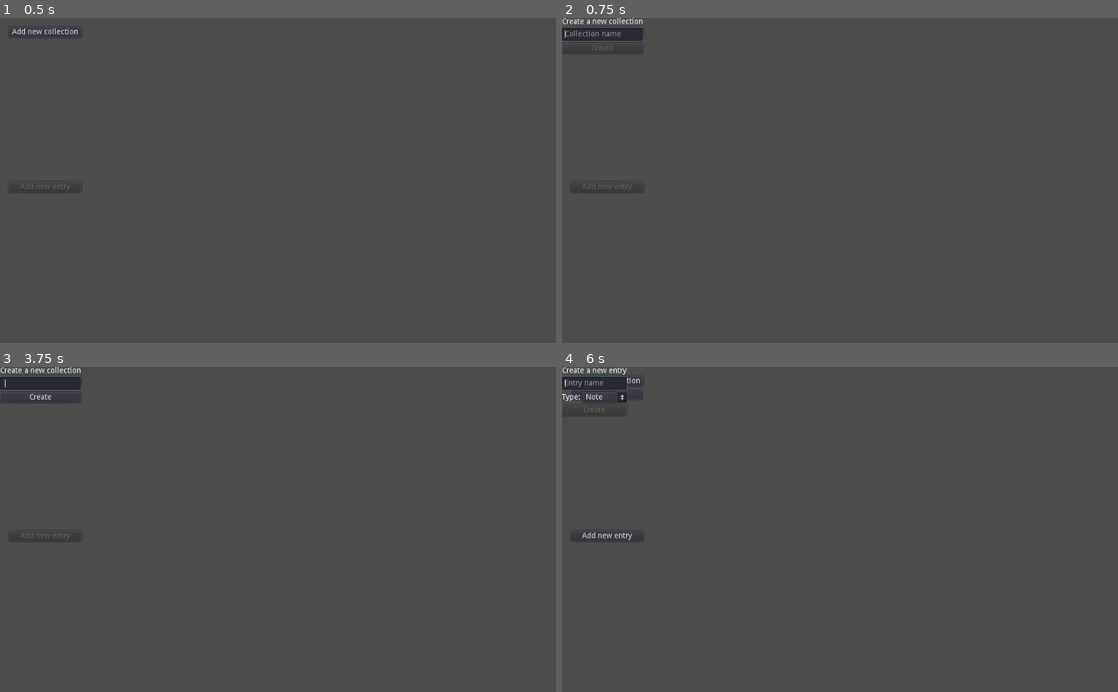
Above: before the commit, frames 1-4 (two rows, left to right).
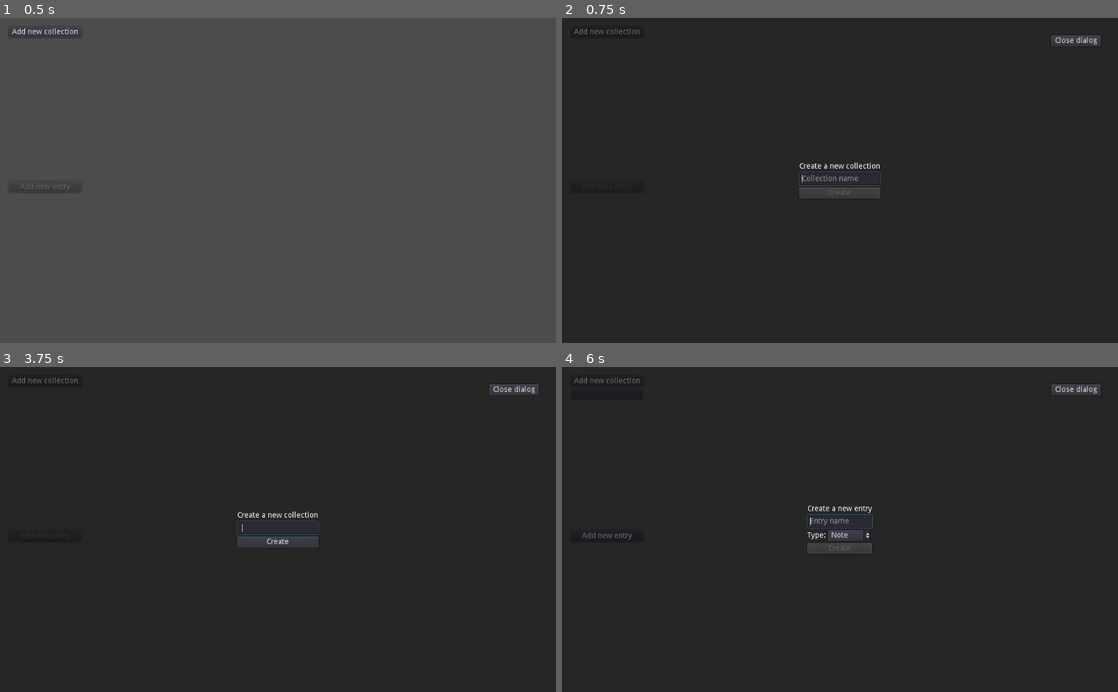
Above: after the commit, the same moments.

Repository: b7g/warm_bee
Game: Godot game, scene res://warm_bee.tscn
Two runs of this game, one before a commit and one after it. Both use one fixed random seed, a clock stepped at 60 frames per second and the inputs below.
Inputs (mouse positions are in pixels of both pictures, inside the frame that each line leads up to):
- Up to frame 1 (0.5 s): no input
- Up to frame 2 (0.75 s): click "Add new collection" at 0.5 s
- Up to frame 3 (3.75 s): click "Add new collection" at 1.25 s; click "Add new collection" at 2 s; tap Enter at 2.75 s; tap Space at 3.5 s
- Up to frame 4 (6 s): click "Create" at 4.25 s; click (606, 393) at 5 s; click "Add new entry" at 5.75 s

Frame 1 is identical in both runs. In frame 2, 98% of the frame differs, in the area x 0-100%, y 0-100%; in frame 3, 99%; in frame 4, 98%.

Commit message:
visual dialog touchup

Diff:
--- a/godot/dialog/add_collection.gd
+++ b/godot/dialog/add_collection.gd
@@ -2,8 +2,8 @@
 
 var _main: Control
 
-onready var _txt_collection_name: LineEdit = $VC/LineEditName
-onready var _btn_create: Button = $VC/ButtonCreate
+onready var _txt_collection_name: LineEdit = $CC/VC/LineEditName
+onready var _btn_create: Button = $CC/VC/ButtonCreate
 
 
 func _ready() -> void:
@@ -24,3 +24,7 @@
 		return
 	Data.create_collection(collection_name)
 	queue_free()
+
+
+func _on_ButtonClose_pressed() -> void:
+	queue_free()
--- a/godot/dialog/add_collection.tscn
+++ b/godot/dialog/add_collection.tscn
@@ -2,32 +2,60 @@
 
 [ext_resource path="res://dialog/add_collection.gd" type="Script" id=1]
 
-[node name="AddCollectionDialog" type="Control"]
+[node name="AddCollectionDialog" type="ColorRect"]
 anchor_right = 1.0
 anchor_bottom = 1.0
+color = Color( 0, 0, 0, 0.501961 )
 script = ExtResource( 1 )
+__meta__ = {
+"_edit_lock_": true
+}
 
-[node name="VC" type="VBoxContainer" parent="."]
-margin_right = 40.0
-margin_bottom = 40.0
+[node name="CC" type="CenterContainer" parent="."]
+anchor_right = 1.0
+anchor_bottom = 1.0
+__meta__ = {
+"_edit_lock_": true
+}
 
-[node name="LabelDescription" type="Label" parent="VC"]
+[node name="VC" type="VBoxContainer" parent="CC"]
+margin_left = 437.0
+margin_top = 267.0
+margin_right = 586.0
+margin_bottom = 333.0
+
+[node name="LabelDescription" type="Label" parent="CC/VC"]
 margin_right = 149.0
 margin_bottom = 14.0
 text = "Create a new collection"
 
-[node name="LineEditName" type="LineEdit" parent="VC"]
+[node name="LineEditName" type="LineEdit" parent="CC/VC"]
 margin_top = 18.0
 margin_right = 149.0
 margin_bottom = 42.0
 placeholder_text = "Collection name"
+caret_blink = true
+caret_blink_speed = 0.5
 
-[node name="ButtonCreate" type="Button" parent="VC"]
+[node name="ButtonCreate" type="Button" parent="CC/VC"]
 margin_top = 46.0
 margin_right = 149.0
 margin_bottom = 66.0
 disabled = true
 text = "Create"
 
-[connection signal="text_changed" from="VC/LineEditName" to="." method="_on_LineEditName_text_changed"]
-[connection signal="pressed" from="VC/ButtonCreate" to="." method="_on_ButtonCreate_pressed"]
+[node name="ButtonClose" type="Button" parent="."]
+anchor_left = 1.0
+anchor_right = 1.0
+margin_left = -123.0
+margin_top = 32.0
+margin_right = -32.0
+margin_bottom = 52.0
+text = "Close dialog"
+__meta__ = {
+"_edit_lock_": true
+}
+
+[connection signal="text_changed" from="CC/VC/LineEditName" to="." method="_on_LineEditName_text_changed"]
+[connection signal="pressed" from="CC/VC/ButtonCreate" to="." method="_on_ButtonCreate_pressed"]
+[connection signal="pressed" from="ButtonClose" to="." method="_on_ButtonClose_pressed"]
--- a/godot/dialog/add_entry.gd
+++ b/godot/dialog/add_entry.gd
@@ -2,9 +2,9 @@
 
 var _main: Control
 
-onready var _txt_entry_name: LineEdit = $VC/LineEditName
-onready var _opt_entry_type: OptionButton = $VC/HC/OptionButtonType
-onready var _btn_create: Button = $VC/ButtonCreate
+onready var _txt_entry_name: LineEdit = $CC/VC/LineEditName
+onready var _opt_entry_type: OptionButton = $CC/VC/HC/OptionButtonType
+onready var _btn_create: Button = $CC/VC/ButtonCreate
 
 
 func _ready() -> void:
@@ -28,3 +28,7 @@
 		return
 	Data.create_entry(entry_name, entry_type)
 	queue_free()
+
+
+func _on_ButtonClose_pressed() -> void:
+	queue_free()
--- a/godot/dialog/add_entry.tscn
+++ b/godot/dialog/add_entry.tscn
@@ -2,49 +2,77 @@
 
 [ext_resource path="res://dialog/add_entry.gd" type="Script" id=1]
 
-[node name="AddEntryDialog" type="Control"]
+[node name="AddEntryDialog" type="ColorRect"]
 anchor_right = 1.0
 anchor_bottom = 1.0
+color = Color( 0, 0, 0, 0.501961 )
 script = ExtResource( 1 )
+__meta__ = {
+"_edit_lock_": true
+}
 
-[node name="VC" type="VBoxContainer" parent="."]
-margin_right = 40.0
-margin_bottom = 40.0
+[node name="CC" type="CenterContainer" parent="."]
+anchor_right = 1.0
+anchor_bottom = 1.0
+__meta__ = {
+"_edit_lock_": true
+}
 
-[node name="LabelDescription" type="Label" parent="VC"]
+[node name="VC" type="VBoxContainer" parent="CC"]
+margin_left = 452.0
+margin_top = 255.0
+margin_right = 571.0
+margin_bottom = 345.0
+
+[node name="LabelDescription" type="Label" parent="CC/VC"]
 margin_right = 119.0
 margin_bottom = 14.0
 text = "Create a new entry"
 
-[node name="LineEditName" type="LineEdit" parent="VC"]
+[node name="LineEditName" type="LineEdit" parent="CC/VC"]
 margin_top = 18.0
 margin_right = 119.0
 margin_bottom = 42.0
 placeholder_text = "Entry name"
+caret_blink = true
+caret_blink_speed = 0.5
 
-[node name="HC" type="HBoxContainer" parent="VC"]
+[node name="HC" type="HBoxContainer" parent="CC/VC"]
 margin_top = 46.0
 margin_right = 119.0
 margin_bottom = 66.0
 
-[node name="LabelType" type="Label" parent="VC/HC"]
+[node name="LabelType" type="Label" parent="CC/VC/HC"]
 margin_top = 3.0
 margin_right = 34.0
 margin_bottom = 17.0
 text = "Type:"
 
-[node name="OptionButtonType" type="OptionButton" parent="VC/HC"]
+[node name="OptionButtonType" type="OptionButton" parent="CC/VC/HC"]
 margin_left = 38.0
 margin_right = 119.0
 margin_bottom = 20.0
 size_flags_horizontal = 3
 
-[node name="ButtonCreate" type="Button" parent="VC"]
+[node name="ButtonCreate" type="Button" parent="CC/VC"]
 margin_top = 70.0
 margin_right = 119.0
 margin_bottom = 90.0
 disabled = true
 text = "Create"
 
-[connection signal="text_changed" from="VC/LineEditName" to="." method="_on_LineEditName_text_changed"]
-[connection signal="pressed" from="VC/ButtonCreate" to="." method="_on_ButtonCreate_pressed"]
+[node name="ButtonClose" type="Button" parent="."]
+anchor_left = 1.0
+anchor_right = 1.0
+margin_left = -123.0
+margin_top = 32.0
+margin_right = -32.0
+margin_bottom = 52.0
+text = "Close dialog"
+__meta__ = {
+"_edit_lock_": true
+}
+
+[connection signal="text_changed" from="CC/VC/LineEditName" to="." method="_on_LineEditName_text_changed"]
+[connection signal="pressed" from="CC/VC/ButtonCreate" to="." method="_on_ButtonCreate_pressed"]
+[connection signal="pressed" from="ButtonClose" to="." method="_on_ButtonClose_pressed"]
--- a/godot/singleton/data.gd
+++ b/godot/singleton/data.gd
@@ -24,8 +24,8 @@
 		"entries": []
 	}
 	_collections.push_back(new_collection)
-	_selected_collection = new_collection
 	_main.display_collections()
+	_select_collection(new_collection)
 	_save_data_to_file()
 
 
@@ -44,8 +44,7 @@
 func select_collection_by_id(collection_id: int) -> void:
 	for collection in Data.get_collections():
 		if collection["id"] == collection_id:
-			_selected_collection = collection
-			_main.display_entries()
+			_select_collection(collection)
 			break
 
 
@@ -59,6 +58,15 @@
 
 func get_entries_of_selected_collection() -> Array:
 	return _selected_collection["entries"].duplicate()
+
+
+func is_a_collection_selected() -> bool:
+	return _selected_collection == null
+
+
+func _select_collection(collection: Dictionary) -> void:
+	_selected_collection = collection
+	_main.display_entries()
 
 
 func _save_data_to_file() -> void:
--- a/godot/warm_bee.gd
+++ b/godot/warm_bee.gd
@@ -22,9 +22,7 @@
 func display_collections() -> void:
 	for child in _collection_list.get_children():
 		child.queue_free()
-	var collections: Array = Data.get_collections()
-	_btn_add_entry.disabled = collections.empty()
-	for collection in collections:
+	for collection in Data.get_collections():
 		var collection_button: Control = _ui_collection_button_res.instance()
 		collection_button.set_main_ref(self)
 		collection_button.set_collection(collection)
@@ -34,6 +32,7 @@
 func display_entries() -> void:
 	for child in _entry_list.get_children():
 		child.queue_free()
+	_btn_add_entry.disabled = Data.is_a_collection_selected()
 	for entry in Data.get_entries_of_selected_collection():
 		var entry_button: Control = _ui_entry_button_res.instance()
 		entry_button.set_main_ref(self)
